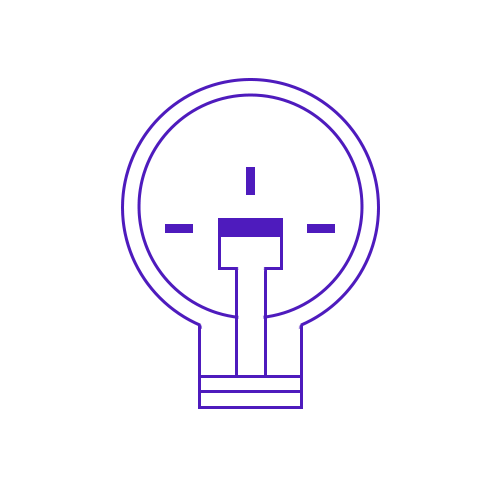
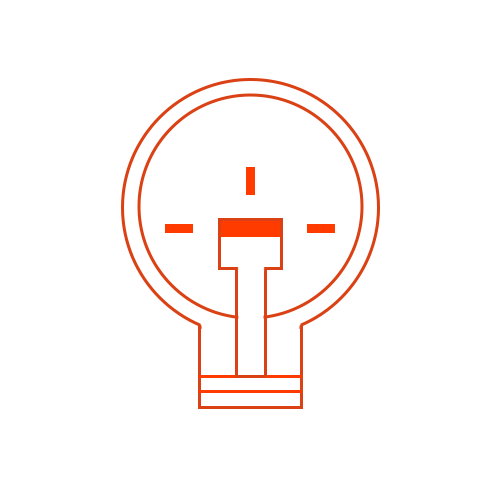
Layered file, before and after one edit (500 x 500). Changes by layer:
painted on "Rectangle 5" (1st of 3) over left=165, top=224, right=193, bottom=233
painted on "Rectangle 5" (2nd of 3) over left=307, top=224, right=335, bottom=233
painted on "Rectangle 5" (3rd of 3) over left=246, top=167, right=255, bottom=195
painted on "Ellipse 2" over left=137, top=93, right=364, bottom=319
painted on "Rectangle 3" over left=218, top=218, right=283, bottom=270
painted on "Rectangle 2" over left=235, top=267, right=267, bottom=378
painted on "Rectangle 1" (1st of 2) over left=199, top=375, right=302, bottom=378
painted on "Rectangle 1" (2nd of 2) over left=199, top=390, right=302, bottom=393
painted on "Rectangle 4" over left=219, top=219, right=283, bottom=237
painted on "Ellipse 1" (1st of 2) over left=121, top=78, right=380, bottom=328
painted on "Ellipse 1" (2nd of 2) over left=198, top=324, right=303, bottom=409
